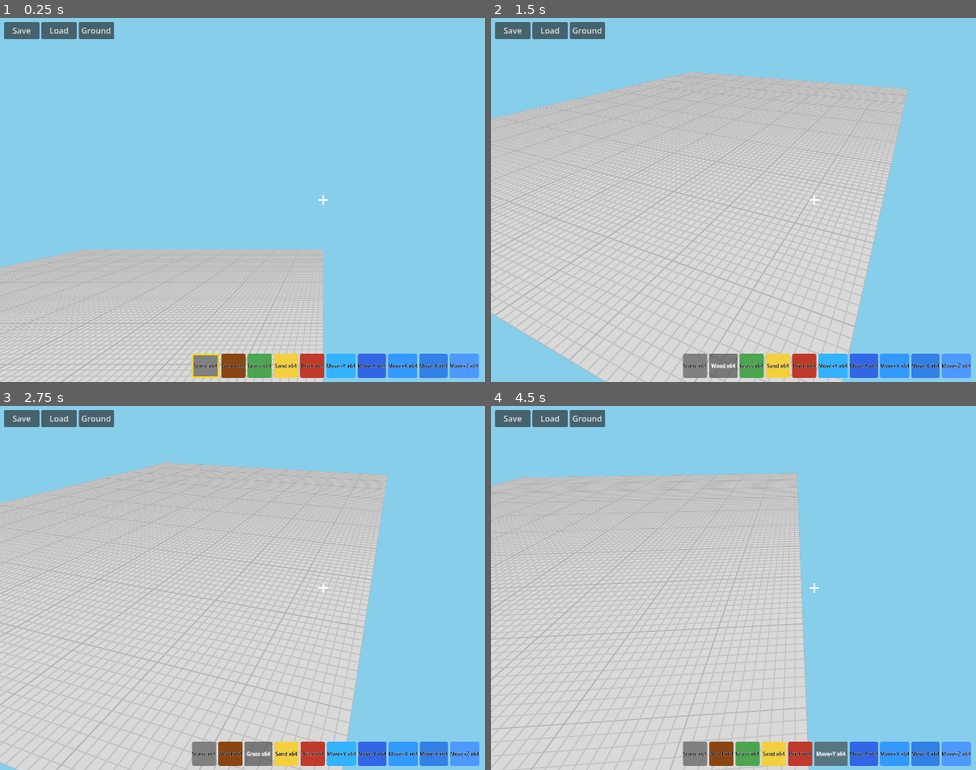
Above: before the commit, frames 1-4 (two rows, left to right).
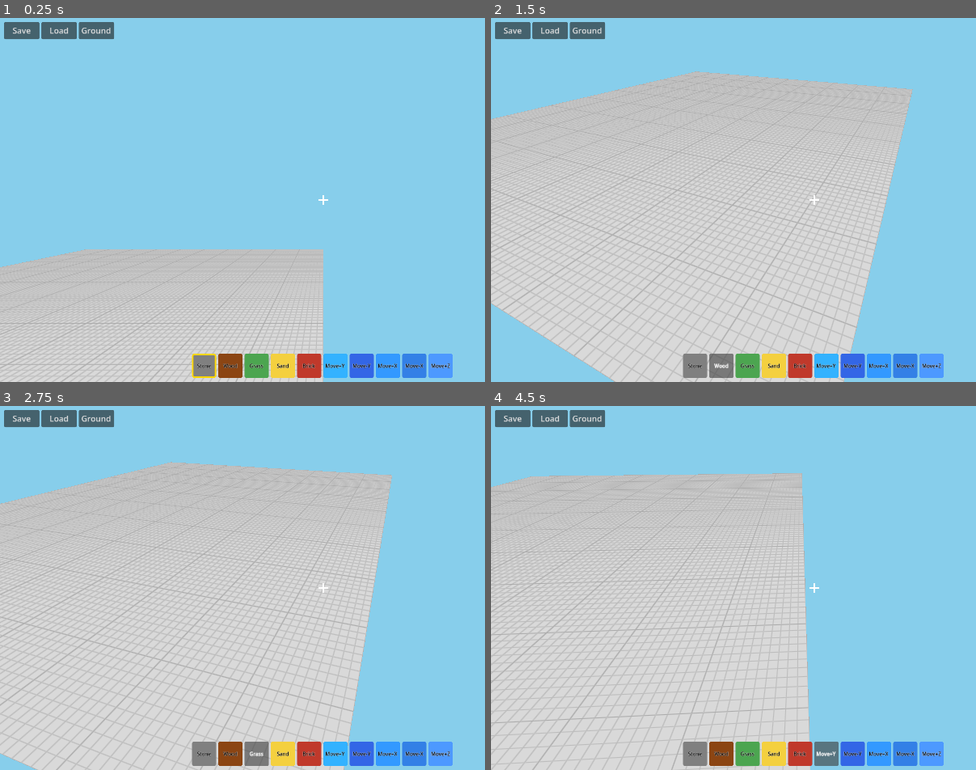
Above: after the commit, the same moments.

Repository: shbshc/building-game
Game: Godot game, scene res://scenes/main.tscn
Two runs of this game, one before a commit and one after it. Both use one fixed random seed, a clock stepped at 60 frames per second and the inputs below.
Inputs:
- Up to frame 1 (0.25 s): no input
- Up to frame 2 (1.5 s): click "Stone x64" (after the commit: "Stone") at 0.5 s; click "Wood x64" (after the commit: "Wood") at 1.25 s
- Up to frame 3 (2.75 s): click "Grass x64" (after the commit: "Grass") at 2 s
- Up to frame 4 (4.5 s): click "Sand x64" (after the commit: "Sand") at 2.75 s; click "Brick x64" (after the commit: "Brick") at 3.5 s; click "Move+Y x64" (after the commit: "Move+Y") at 4.25 s

The runs differ from the first frame. In frame 1, 2.0% of the frame differs, in the area x 39-99%, y 92-99%; in frame 2, 7.5%, in the area x 0-99%, y 14-100%; in frame 3, 7.4%; in frame 4, 7.4%.

Commit message:
fix: turn blocks persist, backpack has all 18 types, hide count

Diff:
--- a/scripts/backpack_panel.gd
+++ b/scripts/backpack_panel.gd
@@ -48,7 +48,7 @@
 	if src_slot.is_empty():
 		return
 	dst_slot.item_id = src_slot.item_id
-	dst_slot.count = 64  # 始终满堆叠
+	dst_slot.count = 1
 
 func _on_slot_input(event: InputEvent, index: int):
 	# 创造模式：右键和左键一样，选中物品到 hotbar
--- a/scripts/block_manager.gd
+++ b/scripts/block_manager.gd
@@ -136,12 +136,9 @@
 
     var bd = blocks[from_pos]  # 获取引用
 
-    var target = blocks.get(to_pos, null)
-    if target != null:
-        if target.func_type == func_types.FuncType.TURN:
-            remove_block(to_pos)
-        else:
-            return Vector3.ZERO
+    # 目标格被占据则无法移动
+    if blocks.has(to_pos):
+        return Vector3.ZERO
 
     blocks.erase(from_pos)
     var start_pos = bd.node.position
--- a/scripts/inventory.gd
+++ b/scripts/inventory.gd
@@ -60,15 +60,11 @@
 	style.corner_radius_bottom_left = 4
 	style.corner_radius_bottom_right = 4
 	btn.add_theme_stylebox_override("normal", style)
-	# 显示物品名字和数量
+	# 显示物品名字
 	if slot.is_empty():
 		btn.text = ""
 	else:
-		var display_name = item_types_node.get_item_name(slot.item_id)
-		if slot.count > 1:
-			btn.text = display_name + " x" + str(slot.count)
-		else:
-			btn.text = display_name
+		btn.text = item_types_node.get_item_name(slot.item_id)
 		btn.add_theme_font_size_override("font_size", 10)
 		btn.add_theme_color_override("font_color", Color.BLACK)
 		btn.add_theme_color_override("font_outline_color", Color.WHITE)
--- a/scripts/inventory_manager.gd
+++ b/scripts/inventory_manager.gd
@@ -16,26 +16,36 @@
 		slot_colors.append(null)
 	for i in range(BACKPACK_SIZE):
 		backpack.append(ItemTypesScript.ItemSlot.new())
-	hotbar[0].add(0, 64, 64)   # Stone
-	hotbar[1].add(1, 64, 64)   # Wood
-	hotbar[2].add(2, 64, 64)   # Grass
-	hotbar[3].add(3, 64, 64)   # Sand
-	hotbar[4].add(5, 64, 64)   # Brick
+	hotbar[0].add(0, 1, 64)   # Stone
+	hotbar[1].add(1, 1, 64)   # Wood
+	hotbar[2].add(2, 1, 64)   # Grass
+	hotbar[3].add(3, 1, 64)   # Sand
+	hotbar[4].add(5, 1, 64)   # Brick
 	# 移动方块 (id 6-11)
-	hotbar[5].add(8, 64, 64)   # Move+Y
-	hotbar[6].add(9, 64, 64)   # Move-Y
-	hotbar[7].add(6, 64, 64)   # Move+X
-	hotbar[8].add(7, 64, 64)   # Move-X
-	hotbar[9].add(10, 64, 64)  # Move+Z
-	# 背包填充
-	backpack[0].add(4, 64, 64)   # Glass
-	backpack[1].add(11, 64, 64)  # Move-Z
-	backpack[2].add(12, 64, 64)  # Turn+X
-	backpack[3].add(13, 64, 64)  # Turn-X
-	backpack[4].add(14, 64, 64)  # Turn+Y
-	backpack[5].add(15, 64, 64)  # Turn-Y
-	backpack[6].add(16, 64, 64)  # Turn+Z
-	backpack[7].add(17, 64, 64)  # Turn-Z
+	hotbar[5].add(8, 1, 64)   # Move+Y
+	hotbar[6].add(9, 1, 64)   # Move-Y
+	hotbar[7].add(6, 1, 64)   # Move+X
+	hotbar[8].add(7, 1, 64)   # Move-X
+	hotbar[9].add(10, 1, 64)  # Move+Z
+	# 背包——包含所有方块，防止物品栏被替换后找不到
+	backpack[0].add(0, 1, 64)    # Stone
+	backpack[1].add(1, 1, 64)    # Wood
+	backpack[2].add(2, 1, 64)    # Grass
+	backpack[3].add(3, 1, 64)    # Sand
+	backpack[4].add(4, 1, 64)    # Glass
+	backpack[5].add(5, 1, 64)    # Brick
+	backpack[6].add(6, 1, 64)    # Move+X
+	backpack[7].add(7, 1, 64)    # Move-X
+	backpack[8].add(8, 1, 64)    # Move+Y
+	backpack[9].add(9, 1, 64)    # Move-Y
+	backpack[10].add(10, 1, 64)  # Move+Z
+	backpack[11].add(11, 1, 64)  # Move-Z
+	backpack[12].add(12, 1, 64)  # Turn+X
+	backpack[13].add(13, 1, 64)  # Turn-X
+	backpack[14].add(14, 1, 64)  # Turn+Y
+	backpack[15].add(15, 1, 64)  # Turn-Y
+	backpack[16].add(16, 1, 64)  # Turn+Z
+	backpack[17].add(17, 1, 64)  # Turn-Z
 
 func get_selected_slot():
 	return hotbar[selected_slot]
--- a/scripts/item_types.gd
+++ b/scripts/item_types.gd
@@ -1,105 +1,105 @@
 extends Node
 
 class ItemType:
-    var id: int
-    var name: String
-    var color: Color
-    var max_stack: int = 64
-    var func_type: int = 0       # FuncType enum, 0 = 普通方块
-    var direction: int = 0       # 方向索引（功能方块专用）
+	var id: int
+	var name: String
+	var color: Color
+	var max_stack: int = 64
+	var func_type: int = 0       # FuncType enum, 0 = 普通方块
+	var direction: int = 0       # 方向索引（功能方块专用）
 
-    func _init(p_id: int, p_name: String, p_color: Color, p_max: int = 64, p_func: int = 0, p_dir: int = 0):
-        id = p_id
-        name = p_name
-        color = p_color
-        max_stack = p_max
-        func_type = p_func
-        direction = p_dir
+	func _init(p_id: int, p_name: String, p_color: Color, p_max: int = 64, p_func: int = 0, p_dir: int = 0):
+		id = p_id
+		name = p_name
+		color = p_color
+		max_stack = p_max
+		func_type = p_func
+		direction = p_dir
 
 
 class ItemSlot:
-    var item_id: int = -1
-    var count: int = 0
+	var item_id: int = -1
+	var count: int = 0
 
-    func is_empty() -> bool:
-        return item_id < 0 or count <= 0
+	func is_empty() -> bool:
+		return item_id < 0 or count <= 0
 
-    func clear():
-        item_id = -1
-        count = 0
+	func clear():
+		item_id = -1
+		count = 0
 
-    func can_accept(id: int, max_stack: int) -> bool:
-        if is_empty():
-            return true
-        return id == item_id and count < max_stack
+	func can_accept(id: int, max_stack: int) -> bool:
+		if is_empty():
+			return true
+		return id == item_id and count < max_stack
 
-    func add(id: int, amount: int, max_stack: int) -> int:
-        if is_empty():
-            item_id = id
-            count = 0
-        if id != item_id:
-            return amount
-        var space = max_stack - count
-        var to_add = min(amount, space)
-        count += to_add
-        return amount - to_add
+	func add(id: int, amount: int, max_stack: int) -> int:
+		if is_empty():
+			item_id = id
+			count = 0
+		if id != item_id:
+			return amount
+		var space = max_stack - count
+		var to_add = min(amount, space)
+		count += to_add
+		return amount - to_add
 
-    func remove(amount: int) -> int:
-        var to_remove = min(amount, count)
-        count -= to_remove
-        if count <= 0:
-            clear()
-        return to_remove
+	func remove(amount: int) -> int:
+		var to_remove = min(amount, count)
+		count -= to_remove
+		if count <= 0:
+			clear()
+		return to_remove
 
 
 var item_types: Array = []
 
 func _ready():
-    _init_defaults()
+	_init_defaults()
 
 func _init_defaults():
-    item_types = [
-        # 普通方块 (id 0-5)
-        ItemType.new(0, "Stone", Color(0.5, 0.5, 0.5)),
-        ItemType.new(1, "Wood", Color(0.545, 0.27, 0.075)),
-        ItemType.new(2, "Grass", Color(0.298, 0.647, 0.314)),
-        ItemType.new(3, "Sand", Color(0.957, 0.816, 0.247)),
-        ItemType.new(4, "Glass", Color(0.835, 0.859, 0.859, 0.5)),
-        ItemType.new(5, "Brick", Color(0.753, 0.224, 0.169)),
-        # 移动方块 (id 6-11), 方向与 DIRECTION_VECTORS 索引一致
-        ItemType.new(6,  "Move+X", Color(0.2, 0.6, 1.0), 64, 1, 0),
-        ItemType.new(7,  "Move-X", Color(0.2, 0.5, 0.9), 64, 1, 1),
-        ItemType.new(8,  "Move+Y", Color(0.2, 0.7, 1.0), 64, 1, 2),
-        ItemType.new(9,  "Move-Y", Color(0.2, 0.4, 0.9), 64, 1, 3),
-        ItemType.new(10, "Move+Z", Color(0.3, 0.6, 1.0), 64, 1, 4),
-        ItemType.new(11, "Move-Z", Color(0.1, 0.5, 0.9), 64, 1, 5),
-        # 拐弯方块 (id 12-17), 方向与 DIRECTION_VECTORS 索引一致
-        ItemType.new(12, "Turn+X", Color(0.3, 0.9, 0.3), 64, 2, 0),
-        ItemType.new(13, "Turn-X", Color(0.3, 0.8, 0.3), 64, 2, 1),
-        ItemType.new(14, "Turn+Y", Color(0.4, 0.9, 0.3), 64, 2, 2),
-        ItemType.new(15, "Turn-Y", Color(0.2, 0.8, 0.3), 64, 2, 3),
-        ItemType.new(16, "Turn+Z", Color(0.3, 0.9, 0.4), 64, 2, 4),
-        ItemType.new(17, "Turn-Z", Color(0.3, 0.9, 0.2), 64, 2, 5),
-    ]
-    print("Item types loaded: ", item_types.size())
+	item_types = [
+		# 普通方块 (id 0-5)
+		ItemType.new(0, "Stone", Color(0.5, 0.5, 0.5)),
+		ItemType.new(1, "Wood", Color(0.545, 0.27, 0.075)),
+		ItemType.new(2, "Grass", Color(0.298, 0.647, 0.314)),
+		ItemType.new(3, "Sand", Color(0.957, 0.816, 0.247)),
+		ItemType.new(4, "Glass", Color(0.835, 0.859, 0.859, 0.5)),
+		ItemType.new(5, "Brick", Color(0.753, 0.224, 0.169)),
+		# 移动方块 (id 6-11), 方向与 DIRECTION_VECTORS 索引一致
+		ItemType.new(6,  "Move+X", Color(0.2, 0.6, 1.0), 64, 1, 0),
+		ItemType.new(7,  "Move-X", Color(0.2, 0.5, 0.9), 64, 1, 1),
+		ItemType.new(8,  "Move+Y", Color(0.2, 0.7, 1.0), 64, 1, 2),
+		ItemType.new(9,  "Move-Y", Color(0.2, 0.4, 0.9), 64, 1, 3),
+		ItemType.new(10, "Move+Z", Color(0.3, 0.6, 1.0), 64, 1, 4),
+		ItemType.new(11, "Move-Z", Color(0.1, 0.5, 0.9), 64, 1, 5),
+		# 拐弯方块 (id 12-17), 方向与 DIRECTION_VECTORS 索引一致
+		ItemType.new(12, "Turn+X", Color(0.3, 0.9, 0.3), 64, 2, 0),
+		ItemType.new(13, "Turn-X", Color(0.3, 0.8, 0.3), 64, 2, 1),
+		ItemType.new(14, "Turn+Y", Color(0.4, 0.9, 0.3), 64, 2, 2),
+		ItemType.new(15, "Turn-Y", Color(0.2, 0.8, 0.3), 64, 2, 3),
+		ItemType.new(16, "Turn+Z", Color(0.3, 0.9, 0.4), 64, 2, 4),
+		ItemType.new(17, "Turn-Z", Color(0.3, 0.9, 0.2), 64, 2, 5),
+	]
+	print("Item types loaded: ", item_types.size())
 
 func get_type(id: int):
-    if id >= 0 and id < item_types.size():
-        return item_types[id]
-    return null
+	if id >= 0 and id < item_types.size():
+		return item_types[id]
+	return null
 
 func get_item_name(id: int) -> String:
-    var t = get_type(id)
-    return t.name if t else "Unknown"
+	var t = get_type(id)
+	return t.name if t else "Unknown"
 
 func is_functional(id: int) -> bool:
-    var t = get_type(id)
-    return t != null and t.func_type > 0
+	var t = get_type(id)
+	return t != null and t.func_type > 0
 
 func get_func_type(id: int) -> int:
-    var t = get_type(id)
-    return t.func_type if t else 0
+	var t = get_type(id)
+	return t.func_type if t else 0
 
 func get_direction(id: int) -> int:
-    var t = get_type(id)
-    return t.direction if t else 0
+	var t = get_type(id)
+	return t.direction if t else 0
--- a/scripts/main.gd
+++ b/scripts/main.gd
@@ -43,14 +43,13 @@
 
 		# 检查目标格是否有拐弯方块
 		var target = block_manager.get_block_data(new_pos)
-		var was_turn = (target != null and target.func_type == ft.FuncType.TURN)
-		var turn_dir = target.direction if was_turn else -1
+		if target != null and target.func_type == ft.FuncType.TURN:
+			# 拐弯方块不消失，只改变移动方块方向
+			block_manager.set_block_direction(pos, target.direction)
+			continue
 
 		var delta = block_manager.move_block(pos, new_pos)
 		if delta != Vector3.ZERO:
-			if was_turn:
-				block_manager.set_block_direction(new_pos, turn_dir)
-			# 如果玩家站在这个方块上，一起移动
 			_carry_player(delta, pos)
 
 # 检查玩家是否站在方块上，是则一起移动
Not shown, added: scripts/functional_types.gd.uid
